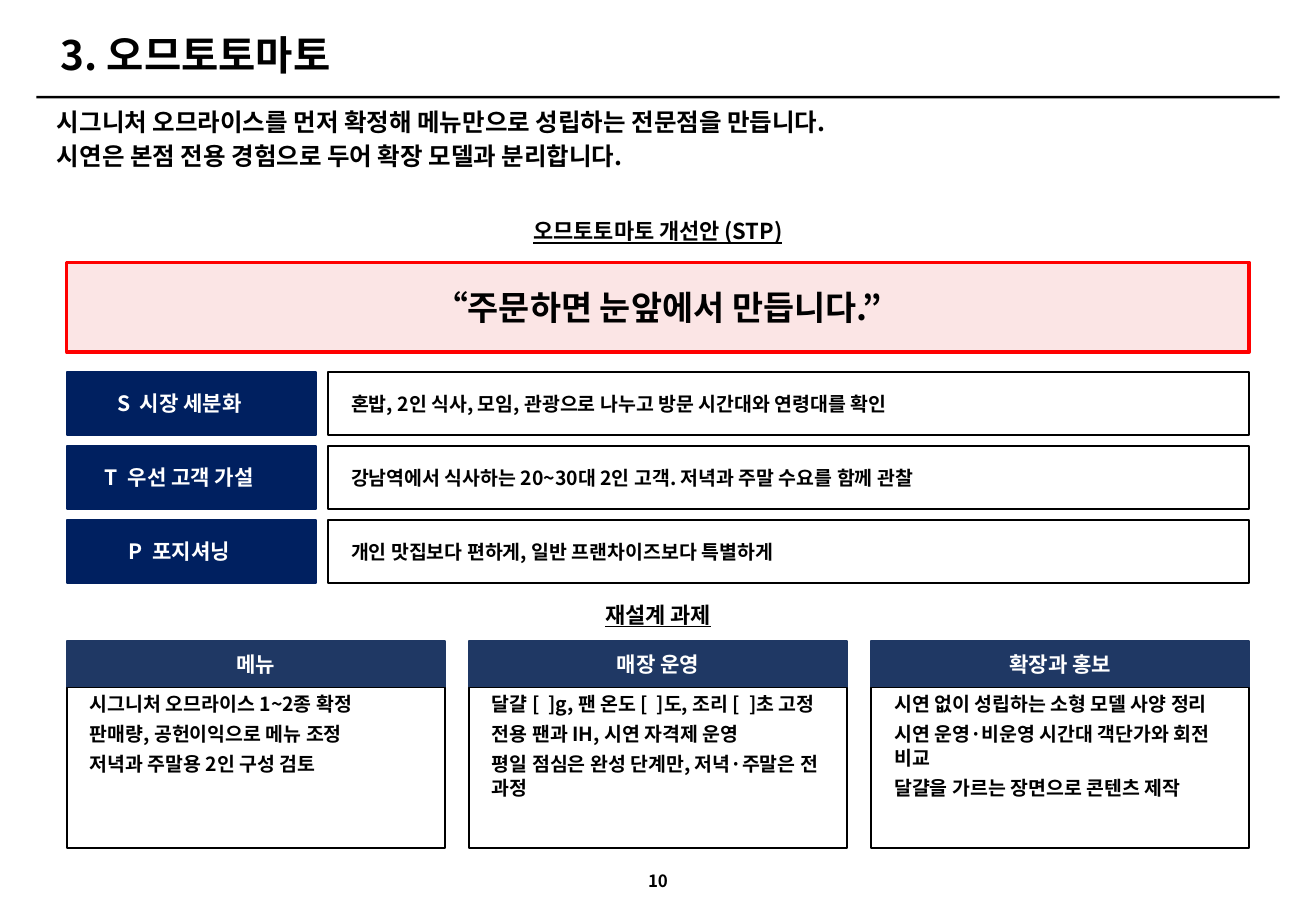
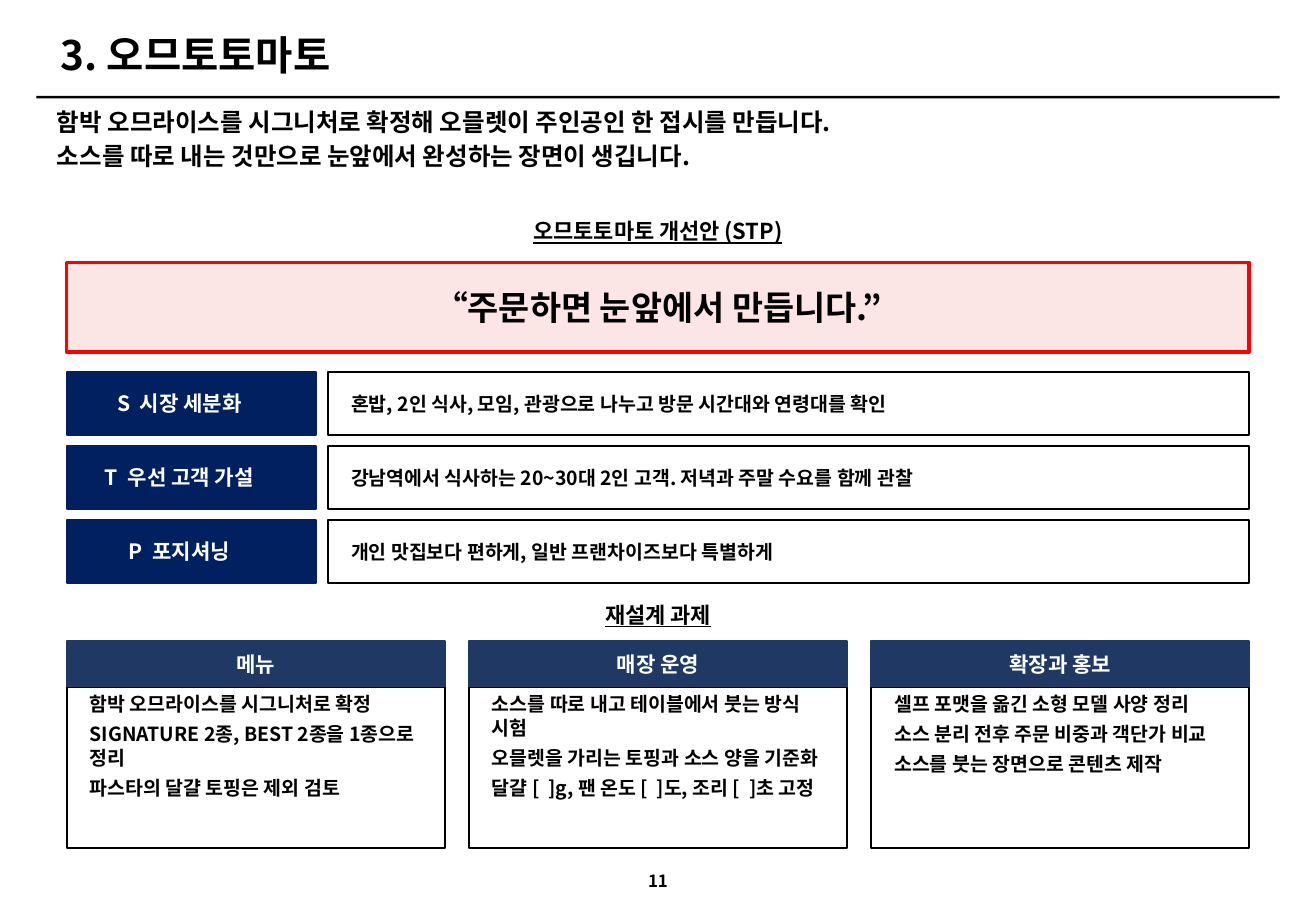
Before and after one commit to grandnim-wq/Claude, a slide deck: slide 11 of 아모제_3개브랜드_개선전략_v3.pptx (slide 10 before the commit). Drawn at 1316x911 pixels with LibreOffice and Linux fonts; fonts in the diff are those of the drawing. Boxes give left, top, right and bottom in pixels: in the first picture for what was removed or moved away, otherwise in the second. Text is boxed around its words. In the diff, an @@ line names an element or a change of style, - is before the commit and + after.

```diff
--- a/아모제_3개브랜드_개선전략_v3.pptx
+++ b/아모제_3개브랜드_개선전략_v3.pptx
@@ text at (57,110,831,168): text changed @@
-시그니처 오므라이스를 먼저 확정해 메뉴만으로 성립하는 전문점을 만듭니다.
-시연은 본점 전용 경험으로 두어 확장 모델과 분리합니다.
+함박 오므라이스를 시그니처로 확정해 오믈렛이 주인공인 한 접시를 만듭니다.
+소스를 따로 내는 것만으로 눈앞에서 완성하는 장면이 생깁니다.
@@ text at (90,694,414,797): text changed @@
-시그니처 오므라이스 1~2종 확정
-판매량, 공헌이익으로 메뉴 조정
-저녁과 주말용 2인 구성 검토
+함박 오므라이스를 시그니처로 확정
+SIGNATURE 2종, BEST 2종을 1종으로 정리
+파스타의 달걀 토핑은 제외 검토
@@ text at (492,694,818,767): paragraphs added @@
+소스를 따로 내고 테이블에서 붓는 방식 시험
+오믈렛을 가리는 토핑과 소스 양을 기준화
@@ text at (894,694,1207,773): text changed @@
-시연 없이 성립하는 소형 모델 사양 정리
-시연 운영·비운영 시간대 객단가와 회전 비교
-달걀을 가르는 장면으로 콘텐츠 제작
+셀프 포맷을 옮긴 소형 모델 사양 정리
+소스 분리 전후 주문 비중과 객단가 비교
+소스를 붓는 장면으로 콘텐츠 제작
@@ text at (492,724,818,797): paragraphs removed @@
-전용 팬과 IH, 시연 자격제 운영
-평일 점심은 완성 단계만, 저녁·주말은 전 과정
@@ page number at (648,874,668,887): text changed @@
-10
+11
```
Also in this commit, not shown: 4 other slides changed, 1 slide added, 5 other files.
